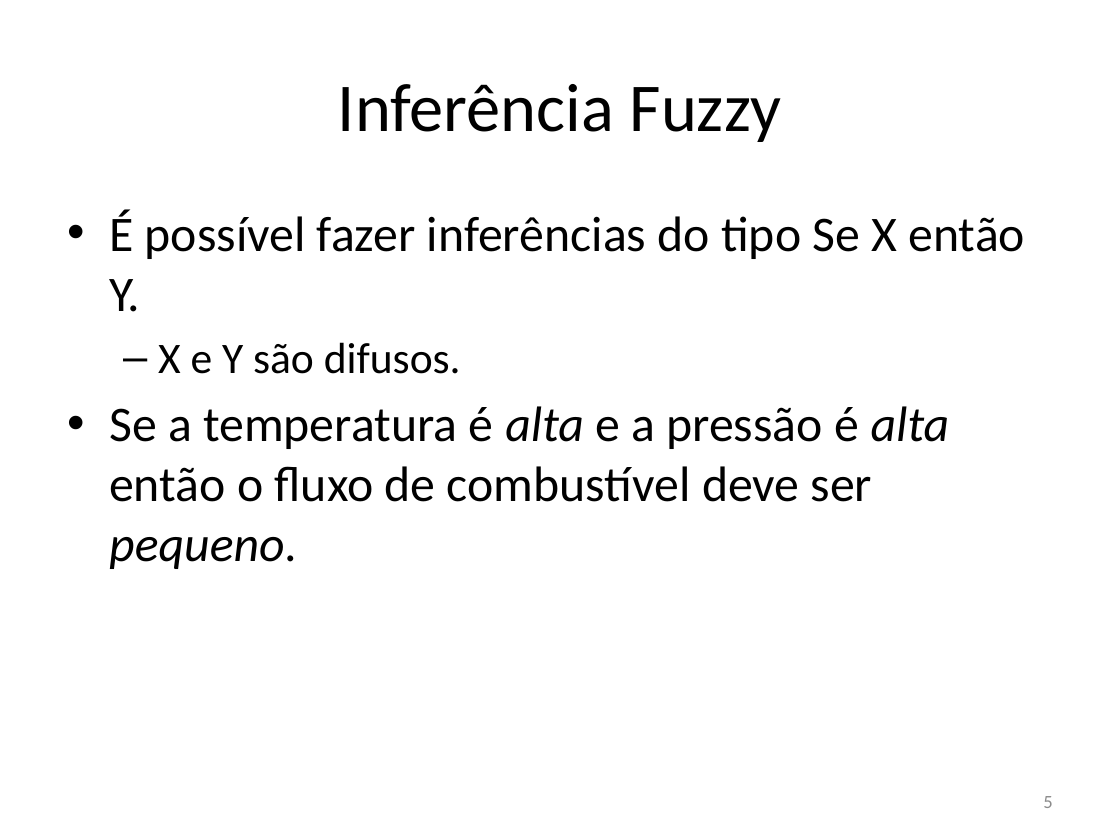
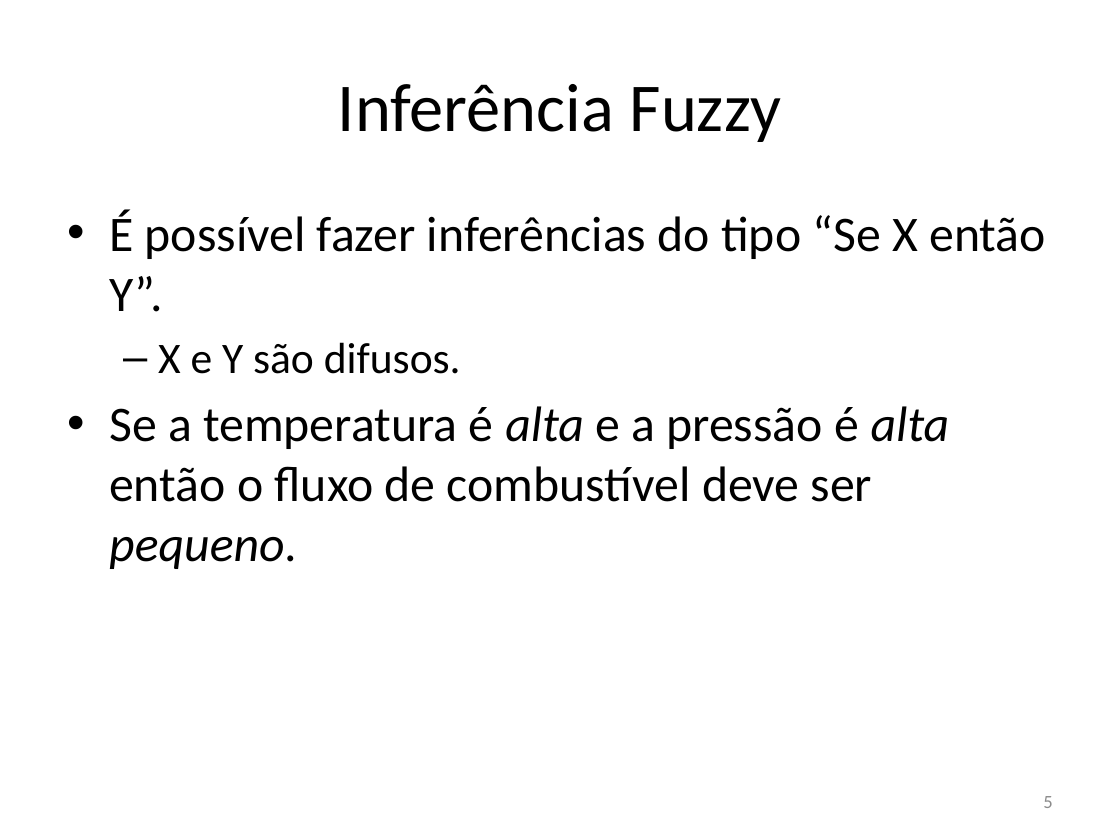
Before and after one commit to gems-uff/sdm, a slide deck: slide 5 of Documents/Raciocínio.pptx. Drawn at 1120x840 pixels with LibreOffice and Linux fonts; fonts in the diff are those of the drawing; background and template pictures are left out. Boxes give left, top, right and bottom in pixels: in the first picture for what was removed or moved away, otherwise in the second. Text is boxed around its words. In the diff, an @@ line names an element or a change of style, - is before the commit and + after.

```diff
--- a/Documents/Raciocínio.pptx
+++ b/Documents/Raciocínio.pptx
@@ text at [109,210,1046,312]: text changed @@
-• É possível fazer inferências do tipo Se X então Y.
+• É possível fazer inferências do tipo “Se X então Y”.
```
Also in this commit, not shown: 5 other slides changed, 5 slides added, 1 slide removed, 1 other file.
